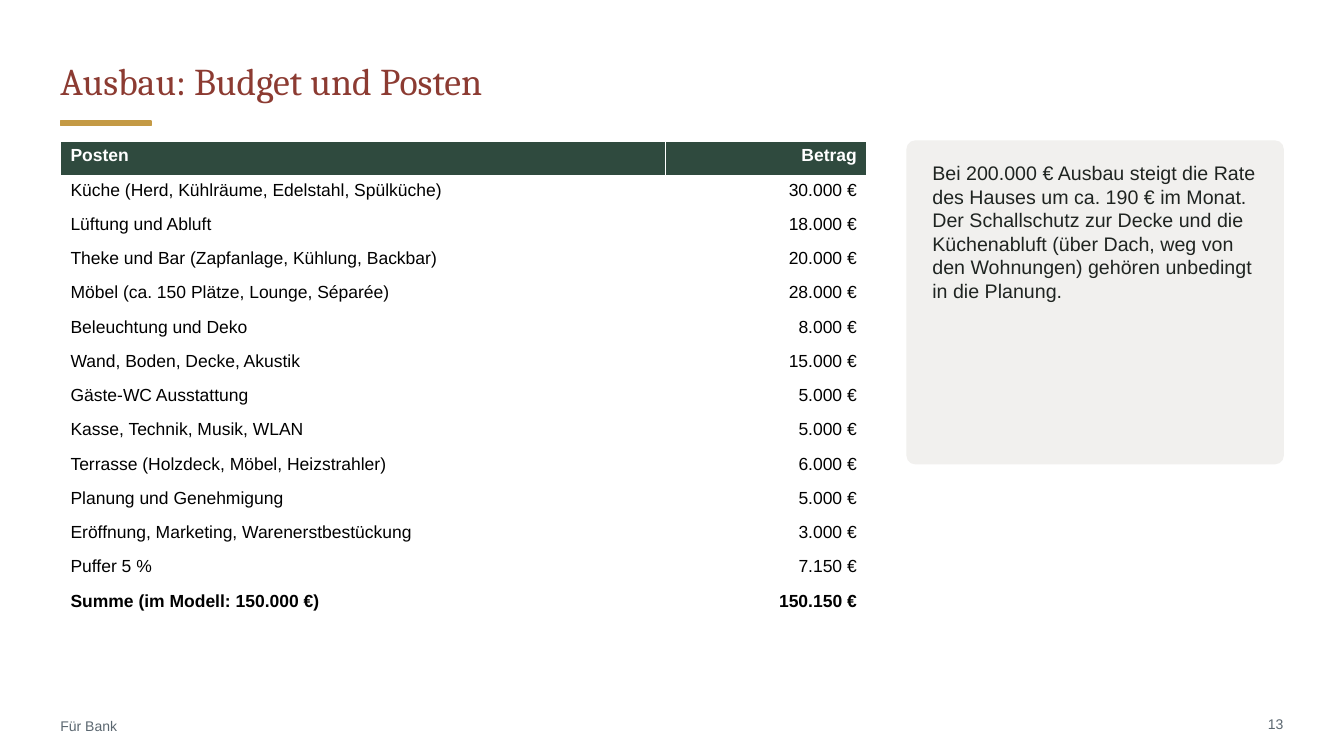
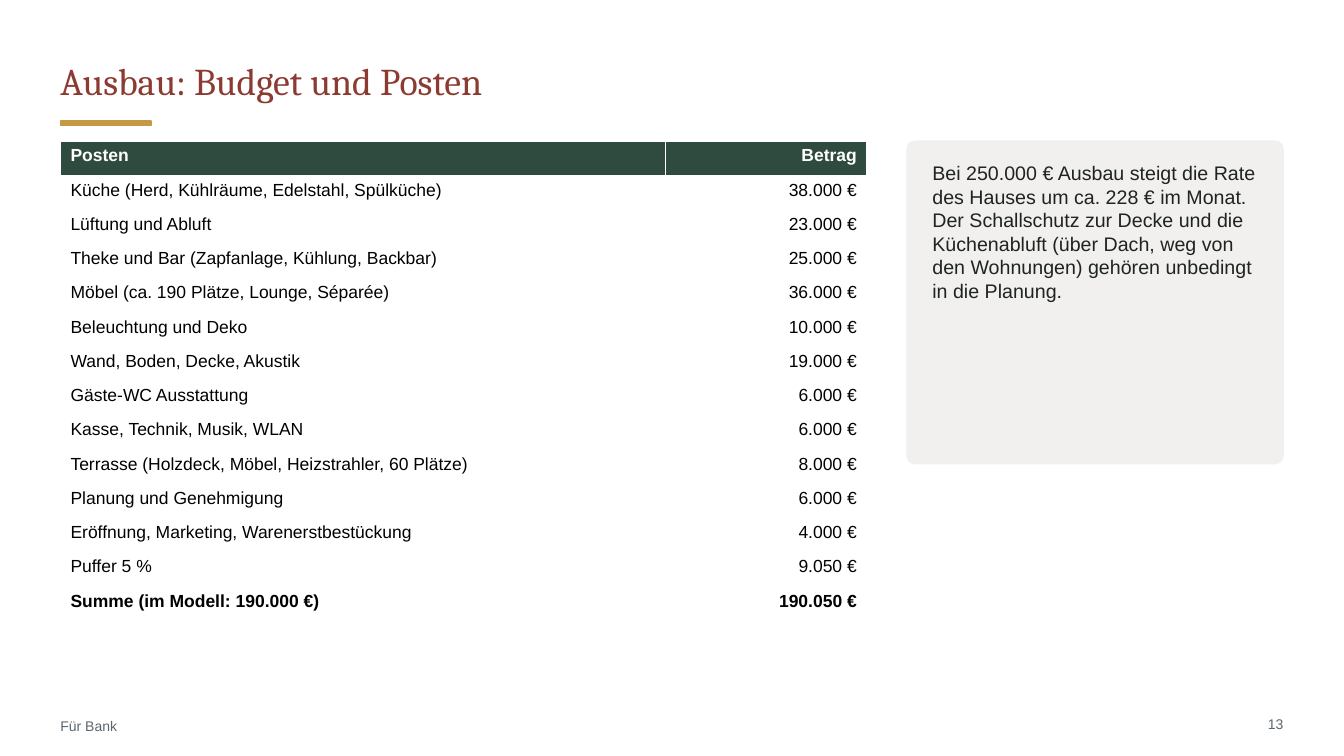
Before and after one commit to CartoonUsername/bau-projekt, a slide deck: slide 13 of praesentation/Neue-Mitte-Werlte_Baufeld3_Gastro-Konzept.pptx. Drawn at 1344x756 pixels with LibreOffice and Linux fonts; fonts in the diff are those of the drawing. Boxes give left, top, right and bottom in pixels: in the first picture for what was removed or moved away, otherwise in the second. Text is boxed around its words. In the diff, an @@ line names an element or a change of style, - is before the commit and + after.

```diff
--- a/praesentation/Neue-Mitte-Werlte_Baufeld3_Gastro-Konzept.pptx
+++ b/praesentation/Neue-Mitte-Werlte_Baufeld3_Gastro-Konzept.pptx
@@ table at (60,141,867,615) @@
-row 2, column 2: 30.000 €
+row 2, column 2: 38.000 €
-row 3, column 2: 18.000 €
+row 3, column 2: 23.000 €
-row 4, column 2: 20.000 €
+row 4, column 2: 25.000 €
-row 5, column 1: Möbel (ca. 150 Plätze, Lounge, Séparée)
+row 5, column 1: Möbel (ca. 190 Plätze, Lounge, Séparée)
-row 5, column 2: 28.000 €
+row 5, column 2: 36.000 €
-row 6, column 2: 8.000 €
+row 6, column 2: 10.000 €
-row 7, column 2: 15.000 €
+row 7, column 2: 19.000 €
-row 8, column 2: 5.000 €
+row 8, column 2: 6.000 €
-row 9, column 2: 5.000 €
+row 9, column 2: 6.000 €
-row 10, column 1: Terrasse (Holzdeck, Möbel, Heizstrahler)
+row 10, column 1: Terrasse (Holzdeck, Möbel, Heizstrahler, 60 Plätze)
-row 10, column 2: 6.000 €
+row 10, column 2: 8.000 €
-row 11, column 2: 5.000 €
+row 11, column 2: 6.000 €
-row 12, column 2: 3.000 €
+row 12, column 2: 4.000 €
-row 13, column 2: 7.150 €
+row 13, column 2: 9.050 €
-row 14, column 1: Summe (im Modell: 150.000 €)
+row 14, column 1: Summe (im Modell: 190.000 €)
-row 14, column 2: 150.150 €
+row 14, column 2: 190.050 €
@@ text at (932,165,1255,302): text changed @@
-Bei 200.000 € Ausbau steigt die Rate des Hauses um ca. 190 € im Monat. Der Schallschutz zur Decke und die Küchenabluft (über Dach, weg von den Wohnungen) gehören unbedingt in die Planung.
+Bei 250.000 € Ausbau steigt die Rate des Hauses um ca. 228 € im Monat. Der Schallschutz zur Decke und die Küchenabluft (über Dach, weg von den Wohnungen) gehören unbedingt in die Planung.
```
Also in this commit, not shown: 10 other slides changed, 20 other files.
